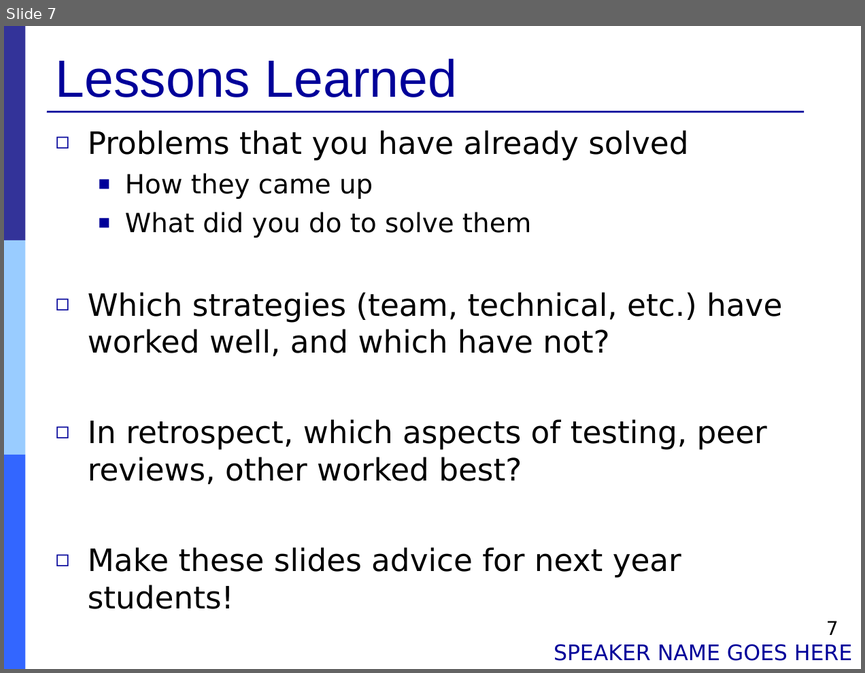
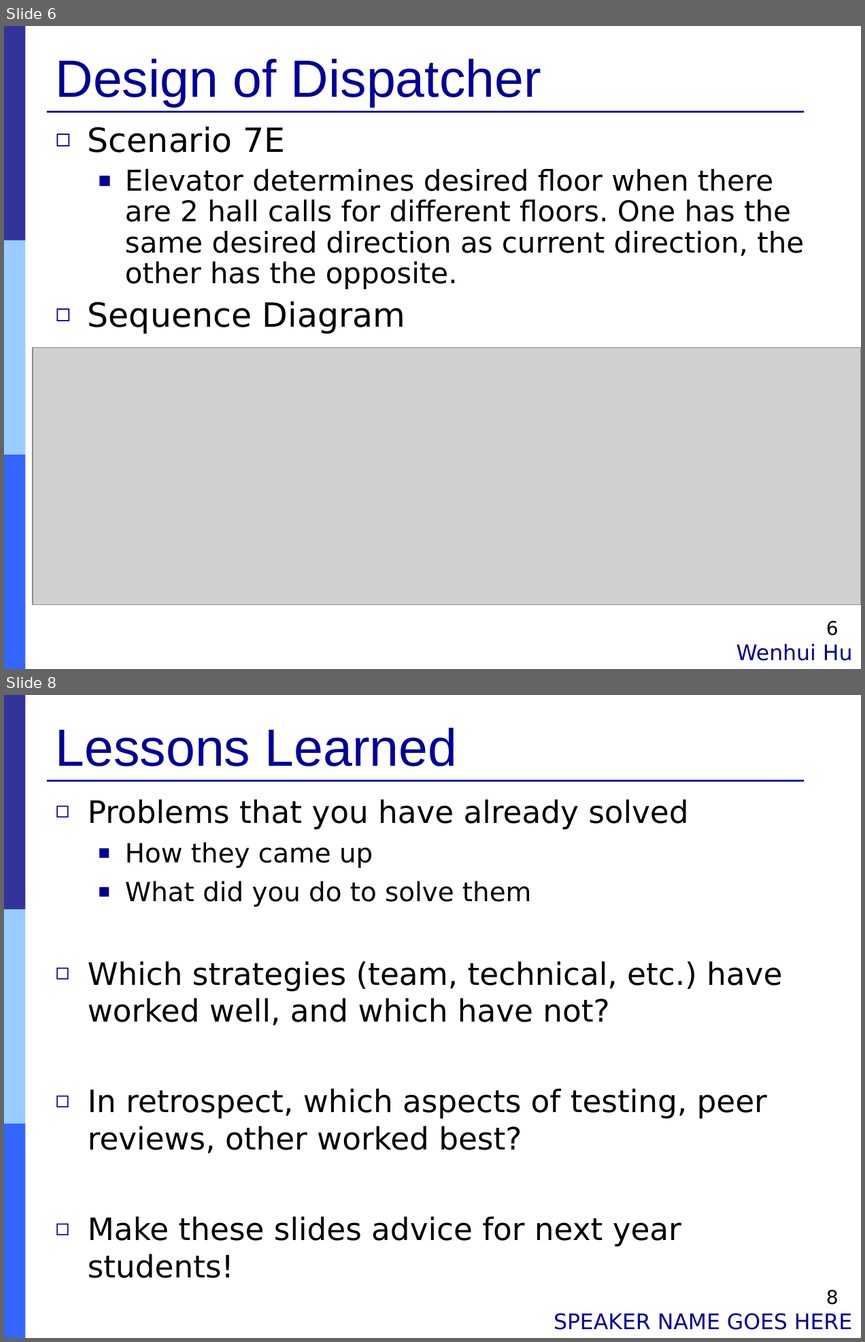
Before and after one commit to Muliang/18649, a slide deck: logs/09_final_pres.ppt. Shown one above the other, each under a label of ours: slide 7 before the commit, slides 6 and 8 after it; the slides between them are not shown. The pictures are 865x673 and 865x1342 pixels, drawn with LibreOffice and Linux fonts; fonts in the diff are those of the drawing; grey boxes stand for pictures. Boxes give left, top, right and bottom in pixels: in the first picture for what was removed or moved away, otherwise in the second. Text is boxed around its words. In the diff, an @@ line names an element or a change of style, - is before the commit and + after.

Commit message:
first draft ppt wenhui

```diff
--- a/logs/09_final_pres.ppt
+++ b/logs/09_final_pres.ppt
@@ slide 6 added at box(4, 26, 861, 669), background #FFFFFF; not listed: 4 template elements that a slide beside it also shows @@
@@ title added at box(56, 59, 541, 107), 44 pt, text #000099 @@
+Design of Dispatcher
@@ text added at box(88, 126, 804, 334), 24 pt, text #000000 @@
+◻ Scenario 7E
+  ■ Elevator determines desired floor when there are 2 hall calls for different floors. One has the same desired direction as current direction, the other has the opposite.
+◻ Sequence Diagram
@@ picture added at box(33, 347, 861, 604) @@
@@ page number added at box(826, 620, 838, 635), 16 pt, text #000000 @@
+6
@@ text added at box(736, 643, 853, 660), 18 pt, text #000099 @@
+Wenhui Hu
@@ what was slide 7 is now slide 8 @@
@@ page number at box(826, 1289, 838, 1304): text changed @@
-7
+8
```
Also in this commit, not shown: 3 slides changed, 3 other slides added, 3 slides removed, 3 other files.
